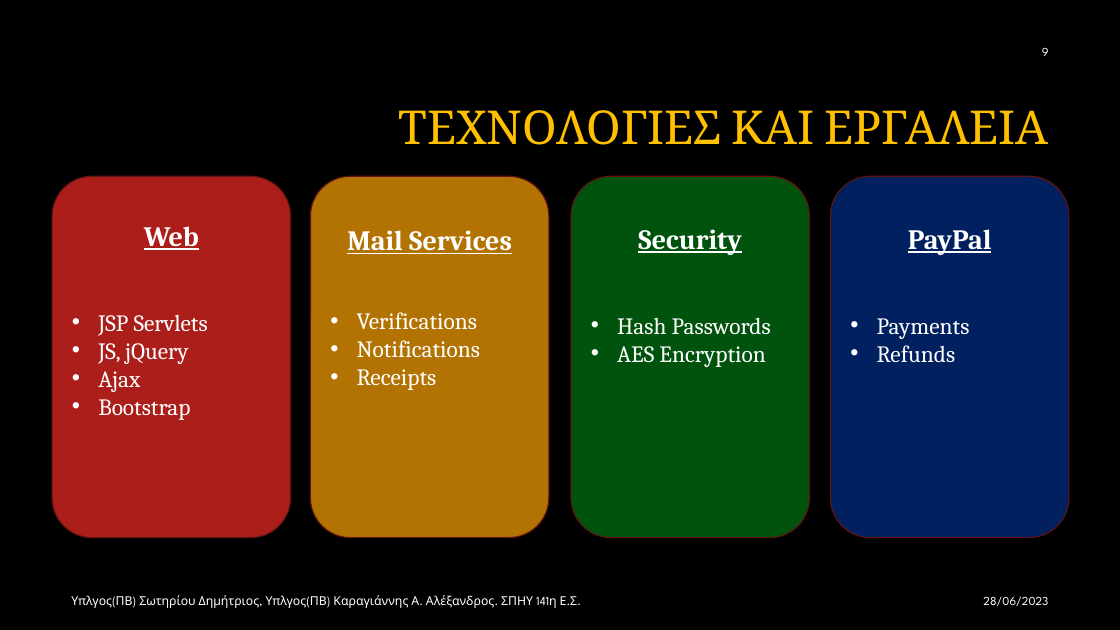
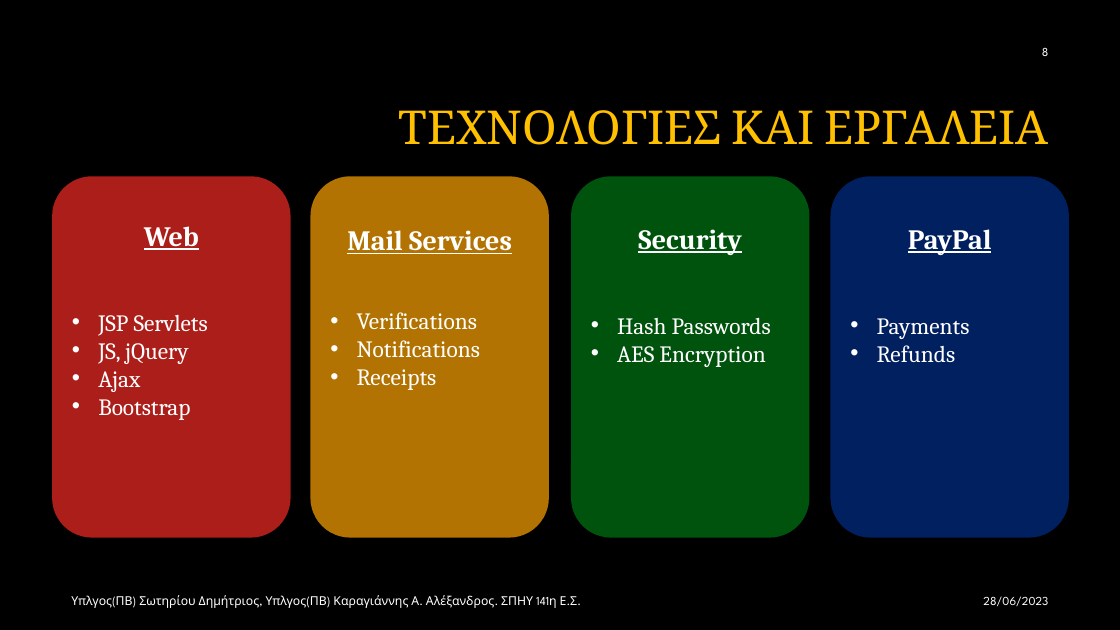
Before and after one commit to Alan-III/GroupBuy, a slide deck: slide 21 of GroupBuy.pptx (slide 18 before the commit). Drawn at 1120x630 pixels with LibreOffice and Linux fonts; fonts in the diff are those of the drawing; background and template pictures are left out. Boxes give left, top, right and bottom in pixels: in the first picture for what was removed or moved away, otherwise in the second. Text is boxed around its words. In the diff, an @@ line names an element or a change of style, - is before the commit and + after.

```diff
--- a/GroupBuy.pptx
+++ b/GroupBuy.pptx
@@ text at (1042,48,1049,56): text changed @@
-9
+8
@@ outline #621412 1 pt to none in 3 elements at (831,176,1070,538), (571,176,810,538), (311,176,549,538) @@
```
Also in this commit, not shown: 17 other slides changed, 4 slides added, 5 other files.
